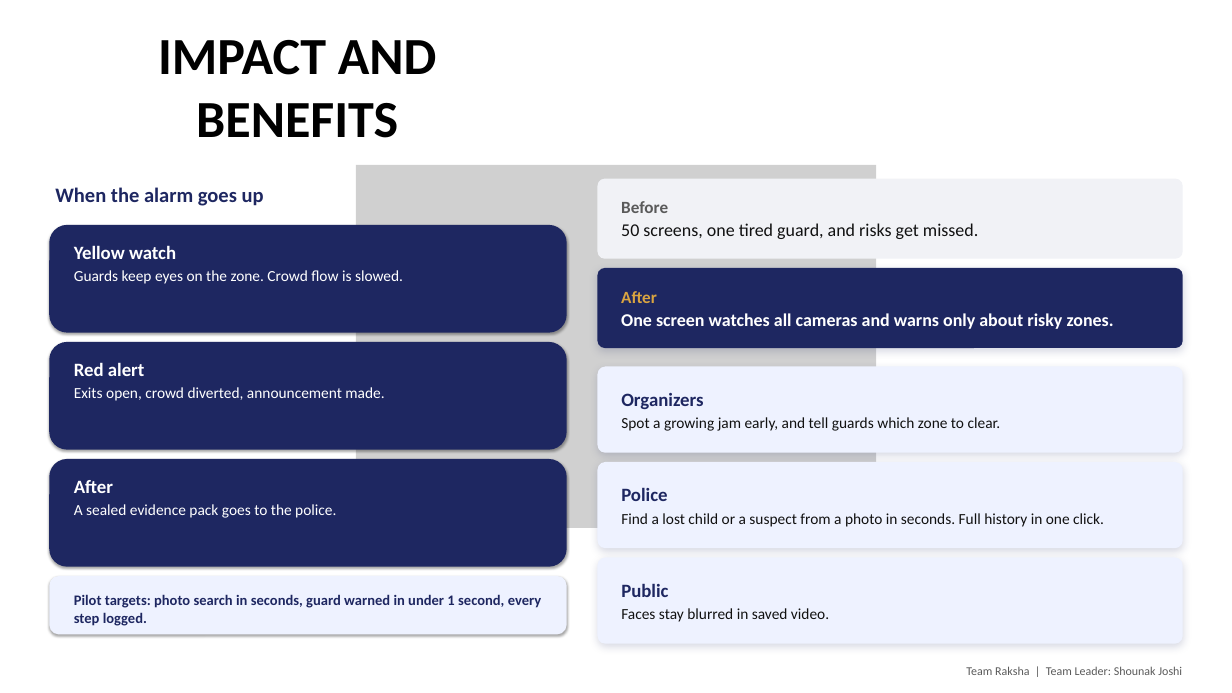
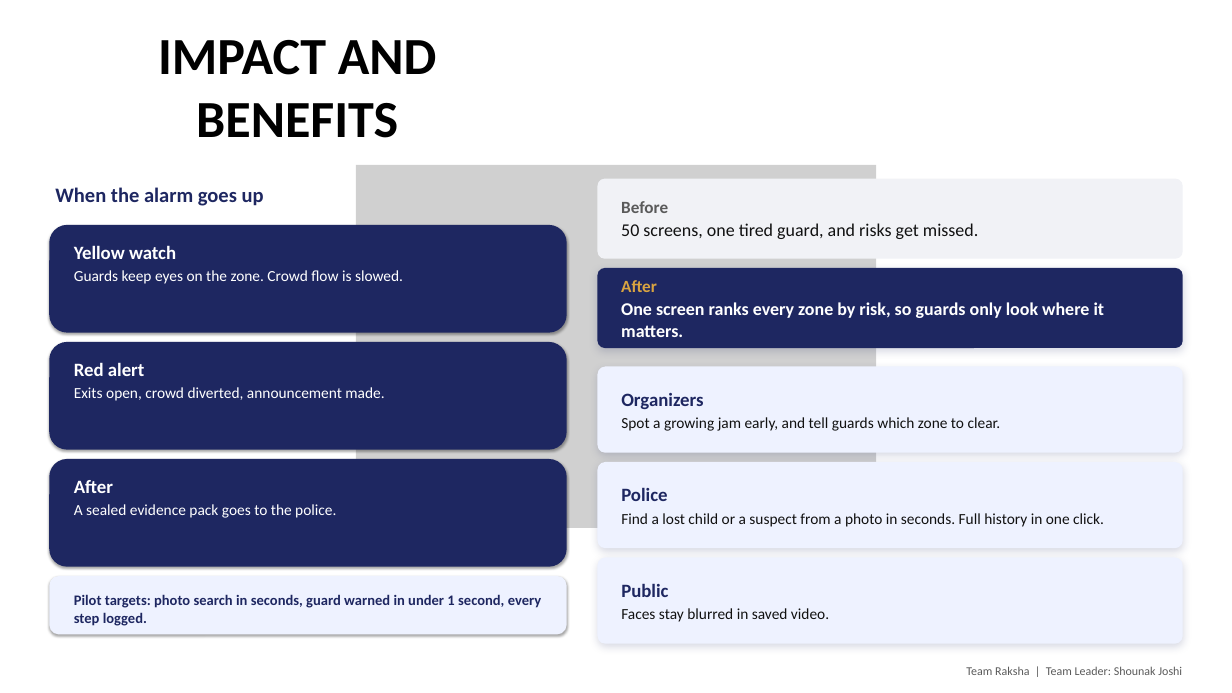
Before and after one commit to shounakjoshi88-a11y/raksha-crowd-safety-hackathon, a slide deck: slide 5 of deck/Raksha_Hackathon2026_Simplified.pptx. Drawn at 1232x693 pixels with LibreOffice and Linux fonts; fonts in the diff are those of the drawing; grey boxes stand for pictures. Boxes give left, top, right and bottom in pixels: in the first picture for what was removed or moved away, otherwise in the second. Text is boxed around its words. In the diff, an @@ line names an element or a change of style, - is before the commit and + after.

Commit message:
fix: judge-hard pass - deck aligned to problem #2 (bottleneck-first copy, no false multi-cam claim) + bottleneck engine, ETA forecast, 1Hz risk timeline

```diff
--- a/deck/Raksha_Hackathon2026_Simplified.pptx
+++ b/deck/Raksha_Hackathon2026_Simplified.pptx
@@ text in rounded rectangle at [621, 302, 1105, 337]: text changed @@
-One screen watches all cameras and warns only about risky zones.
+One screen ranks every zone by risk, so guards only look where it matters.
```
Also in this commit, not shown: 3 other slides changed, 9 other files.
